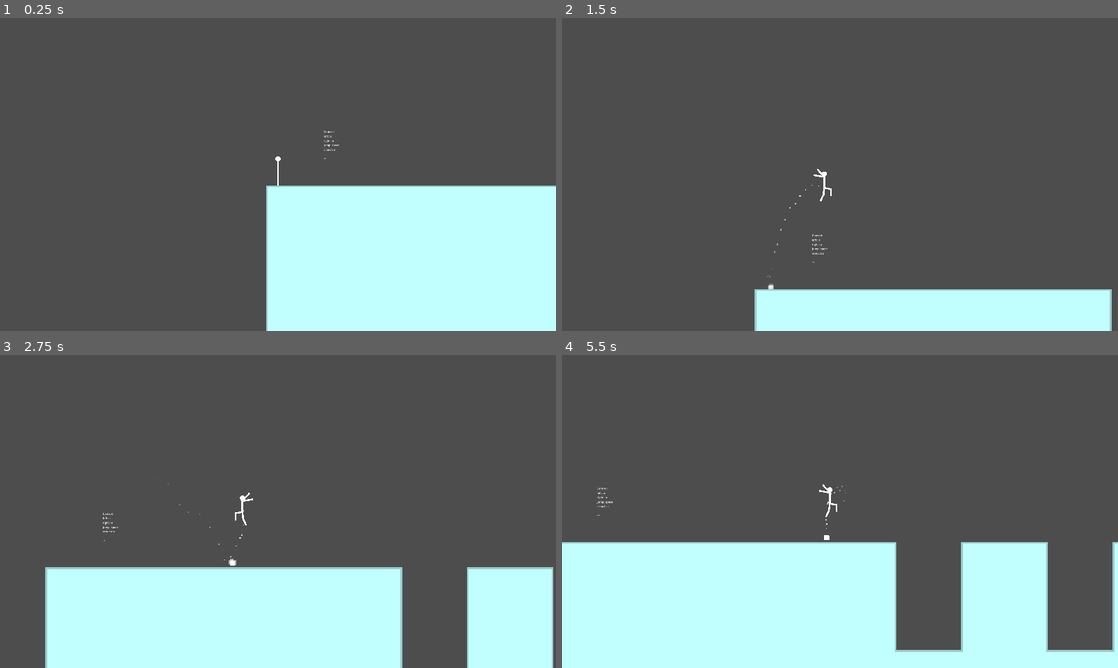
Above: before the commit, frames 1-4 (two rows, left to right).
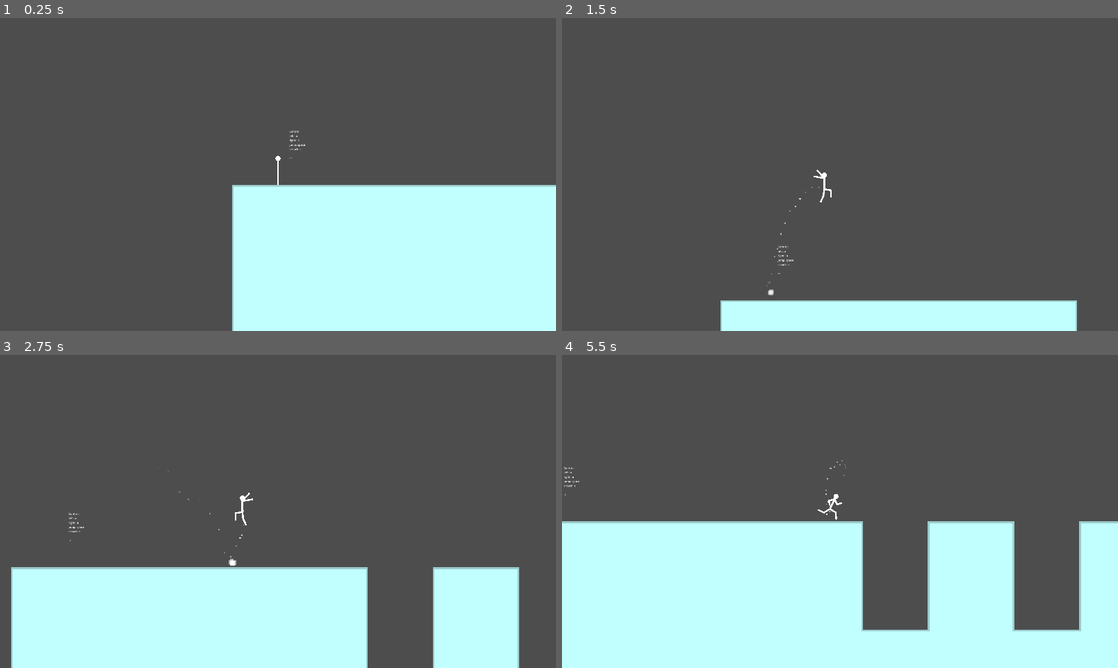
Above: after the commit, the same moments.

Repository: Gyrcas/stickman
Game: Godot game, scene res://world.tscn
The game is run twice, just before and just after one commit, with the same random seed, the same clock (stepped at 60 frames per second) and the same inputs.
Inputs (mouse positions are in pixels of both pictures, inside the frame that each line leads up to):
- Up to frame 1 (0.25 s): no input
- Up to frame 2 (1.5 s): move the mouse to (962, 158) at 0.52 s; hold S (slide) 0.53-1.28 s; hold D (right) from 0.53 s (still down); tap Space (jump) at 0.77, 0.8, 1.07, 1.35 s; move the mouse to (728, 190) at 1.27 s
- Up to frame 3 (2.75 s): tap Space (jump) at 1.52, 1.82, 2.3 s; tap S (slide) at 1.55 s; move the mouse to (333, 442) at 2.02 s; release D (right) at 2.03 s; press the mouse at (333, 442) at 2.03 s; hold A (left) from 2.03 s (still down)
- Up to frame 4 (5.5 s): move the mouse to (812, 574) at 2.77 s; release A (left) at 2.78 s; release the mouse at (812, 574) at 2.78 s; hold D (right) 2.78-4.28 s; tap S (slide) at 2.85, 4.55 s; tap Space (jump) at 3.02, 3.32, 3.77, 3.8, 4.07, 4.35, 4.52, 4.82, 5.3 s; move the mouse to (1006, 558) at 3.52 s; hold S (slide) 3.53-4.28 s; move the mouse to (673, 464) at 4.27 s; hold A (left) 4.28-5.03 s; move the mouse to (867, 511) at 5.02 s; press the mouse at (867, 511) at 5.03 s; hold D (right) from 5.03 s (still down)

The runs differ from the first frame. In frame 1, 3.3% of the frame differs, in the area x 41-100%, y 36-100%; in frame 2, 4.0%; in frame 3, 8.4%; in frame 4, 15%, in the area x 0-100%, y 33-95%.

Commit message:
corrected bugs by changing how crouch and slide were managed with collisions

Diff:
--- a/player.gd
+++ b/player.gd
@@ -83,13 +83,12 @@
 ## Prevent uncrouching if roof is blocking it
 var can_uncrouch : bool = true
 
-## Prevent bug in transition of stance (normal, sliding, crouching)
-var trans_stance : bool = false
-
 ## Make the fall faster and allows to ungrab ledges
 var faster_fall_slide : bool = false
 
 var sliding_off_edge : bool = false
+
+var velocity_x_on_slide_off : float = 0
 
 signal uncrouch
 
@@ -117,9 +116,15 @@
 		!Input.is_action_pressed("jump")
 	)
 
+var was_on_floor : bool = false
+
 func _physics_process(delta : float) -> void:
 	# Bug velocity when jumping off wall with roofon head come from ray detecting wall but not roof while jumping
-	var on_floor : bool = is_on_floor()
+	var on_floor : bool = no_fall_ray.is_colliding()
+
+	if on_floor != was_on_floor:
+		was_on_floor = on_floor
+		change_stance_height()
 
 	if on_floor:
 		sliding_off_edge = false
@@ -147,10 +152,14 @@
 	if on_floor:
 		crouch_state(dir)
 	elif is_sliding_off_edge() && velocity.y >= 0:
+		if !sliding_off_edge:
+			velocity_x_on_slide_off = velocity.x
 		sliding_off_edge = true
+		#Check if distance from ledge is greater than width, and if so, apply velocity to prevent flying off ledge
 		if close_floor_right_ray.is_colliding():
-			velocity.x = 100
-		else:
+			if (close_floor_right_ray.get_collision_point().x - global_position.x) > (col.shape.size.x / 2):
+				velocity.x = 100
+		elif (global_position.x - close_floor_left_ray.get_collision_point().x) > (col.shape.size.x / 2):
 			velocity.x = -100
 
 	if velocity.y < 0:
@@ -195,7 +204,7 @@
 	if is_sliding:
 		state = PlayerState.sliding
 		if !sliding_particle.emitting:
-			sliding_particle.position = Vector2(0,-10)
+			sliding_particle.position = Vector2(0,64)
 			sliding_particle.rotation_degrees = 90
 			sliding_particle.emitting = true
 	elif is_crouching:
@@ -301,23 +310,17 @@
 
 ## Make the change of collision for the stances(normal, crouch, slide)
 func change_stance_height() -> void:
-	var tween : Tween = create_tween()
-	var shape_size : Vector2 = col_shape.size
-	if is_sliding:
-		shape_size.y = 40
-		tween.parallel().tween_property(col,"position",Vector2(0,-15),0.2)
-	elif is_crouching:
-		shape_size.y = 120
-		tween.parallel().tween_property(col,"position",Vector2(0,-15),0.2)
-	else:
-		shape_size.y = 148
-		tween.parallel().tween_property(col,"position",Vector2.ZERO,0.2)
-	tween.parallel().tween_property(col_shape,"size",shape_size,0.2)
-
-	# Prevent errors in animations
-	trans_stance = true
-	await tween.finished
-	trans_stance = false
+	if was_on_floor:
+		if is_sliding:
+			col_shape.size.y = 40
+			col.position.y = 54
+			return
+		elif is_crouching:
+			col_shape.size.y = 120
+			col.position.y = 24
+			return
+	col_shape.size.y = 148
+	col.position.y = 0
 
 func do_jump() -> void:
 	var on_floor : bool = is_on_floor()
@@ -338,11 +341,14 @@
 		velocity.y = 0
 
 	# Give boost to jump when sliding
-	if ((is_sliding || is_crouching) &&
-		[PlayerState.crouching,PlayerState.crouching_idle,PlayerState.sliding].has(state)):
+	if (((is_sliding || is_crouching) &&
+		[PlayerState.crouching,PlayerState.crouching_idle,PlayerState.sliding].has(state))) || sliding_off_edge:
 		velocity.y = -jump_force * 1.5
 	else:
 		velocity.y = -jump_force
+
+	if sliding_off_edge:
+		velocity.x = velocity_x_on_slide_off
 
 	sliding_off_edge = false
 
--- a/player.tscn
+++ b/player.tscn
@@ -21,13 +21,13 @@
 [node name="no_fall_ray" type="RayCast2D" parent="."]
 target_position = Vector2(0, 90)
 
+[node name="close_left" type="RayCast2D" parent="no_fall_ray"]
+position = Vector2(0, 81)
+target_position = Vector2(-35, 0)
+
 [node name="close_right" type="RayCast2D" parent="no_fall_ray"]
-position = Vector2(35, 0)
-target_position = Vector2(0, 90)
-
-[node name="close_left" type="RayCast2D" parent="no_fall_ray"]
-position = Vector2(-35, 0)
-target_position = Vector2(0, 90)
+position = Vector2(0, 81)
+target_position = Vector2(35, 0)
 
 [node name="col" type="CollisionShape2D" parent="."]
 shape = SubResource("RectangleShape2D_xbfbt")
@@ -51,8 +51,7 @@
 color_ramp = SubResource("Gradient_godj2")
 
 [node name="ray_roof_uncrouch" type="RayCast2D" parent="."]
-position = Vector2(0, -49)
-target_position = Vector2(0, -45)
+target_position = Vector2(0, -100)
 
 [node name="speed_particle" type="CPUParticles2D" parent="."]
 amount = 16
--- a/stickman.gd
+++ b/stickman.gd
@@ -28,6 +28,7 @@
 
 	match player.state:
 		player.PlayerState.idle:
+			# Blend time is first float on second line
 			anim_player.play("idle",
 			0.2)
 		player.PlayerState.running:
@@ -45,7 +46,6 @@
 		player.PlayerState.falling:
 			anim_player.play(str("jump_",str_dir),
 			0.2)
-			#model.anim_player.play(str("fall_",str_dir),0.1)
 		player.PlayerState.sliding:
 			anim_player.play(str("slide_",str_dir),
 			0.1)
--- a/stickman.tscn
+++ b/stickman.tscn
@@ -547,7 +547,7 @@
 tracks/11/loop_wrap = true
 tracks/11/keys = {
 "handle_modes": PackedInt32Array(0),
-"points": PackedFloat32Array(0, -0.25, 0, 0.25, 0),
+"points": PackedFloat32Array(24, -0.25, 0, 0.25, 0),
 "times": PackedFloat32Array(0)
 }
 
@@ -683,7 +683,7 @@
 tracks/11/loop_wrap = true
 tracks/11/keys = {
 "handle_modes": PackedInt32Array(0),
-"points": PackedFloat32Array(0, -0.25, 0, 0.25, 0),
+"points": PackedFloat32Array(24, -0.25, 0, 0.25, 0),
 "times": PackedFloat32Array(0)
 }
 
@@ -819,7 +819,7 @@
 tracks/11/loop_wrap = true
 tracks/11/keys = {
 "handle_modes": PackedInt32Array(0),
-"points": PackedFloat32Array(0, -0.25, 0, 0.25, 0),
+"points": PackedFloat32Array(24, -0.25, 0, 0.25, 0),
 "times": PackedFloat32Array(0)
 }
 
@@ -955,7 +955,7 @@
 tracks/11/loop_wrap = true
 tracks/11/keys = {
 "handle_modes": PackedInt32Array(0),
-"points": PackedFloat32Array(0, -0.25, 0, 0.25, 0),
+"points": PackedFloat32Array(24, -0.25, 0, 0.25, 0),
 "times": PackedFloat32Array(0)
 }
 
@@ -2037,7 +2037,7 @@
 tracks/11/loop_wrap = true
 tracks/11/keys = {
 "handle_modes": PackedInt32Array(0),
-"points": PackedFloat32Array(0, -0.25, 0, 0.25, 0),
+"points": PackedFloat32Array(64, -0.25, 0, 0.25, 0),
 "times": PackedFloat32Array(0)
 }
 
@@ -2172,7 +2172,7 @@
 tracks/11/loop_wrap = true
 tracks/11/keys = {
 "handle_modes": PackedInt32Array(0),
-"points": PackedFloat32Array(0, -0.25, 0, 0.25, 0),
+"points": PackedFloat32Array(64, -0.25, 0, 0.25, 0),
 "times": PackedFloat32Array(0)
 }
 
--- a/world.tscn
+++ b/world.tscn
@@ -6,7 +6,7 @@
 [node name="Node2D" type="Node2D"]
 
 [node name="player" parent="." instance=ExtResource("1_xueg2")]
-position = Vector2(-3194, 915)
+position = Vector2(-2991, 915)
 
 [node name="TileMap" type="TileMap" parent="."]
 modulate = Color(0.756863, 1, 1, 1)
